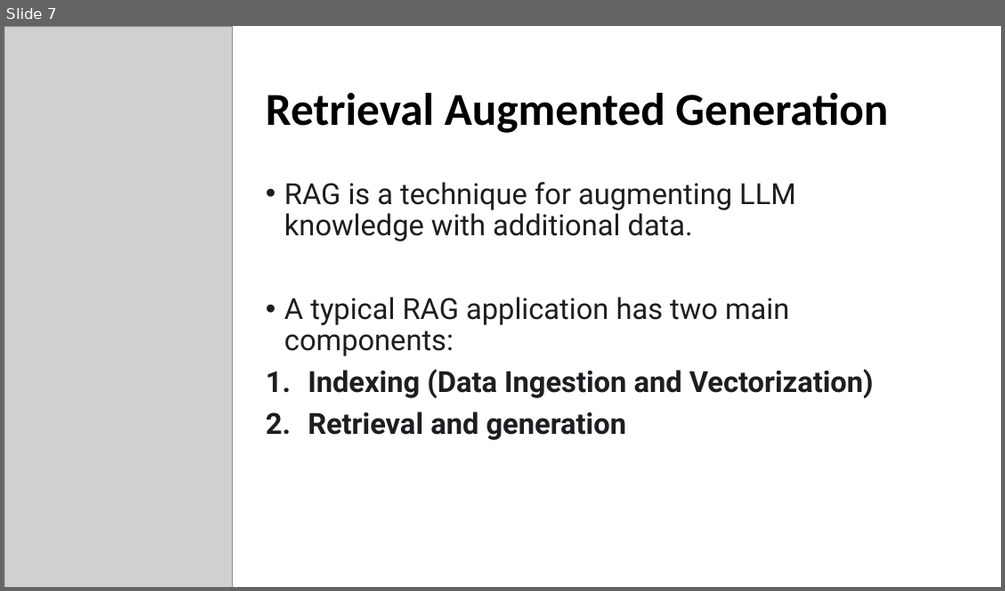
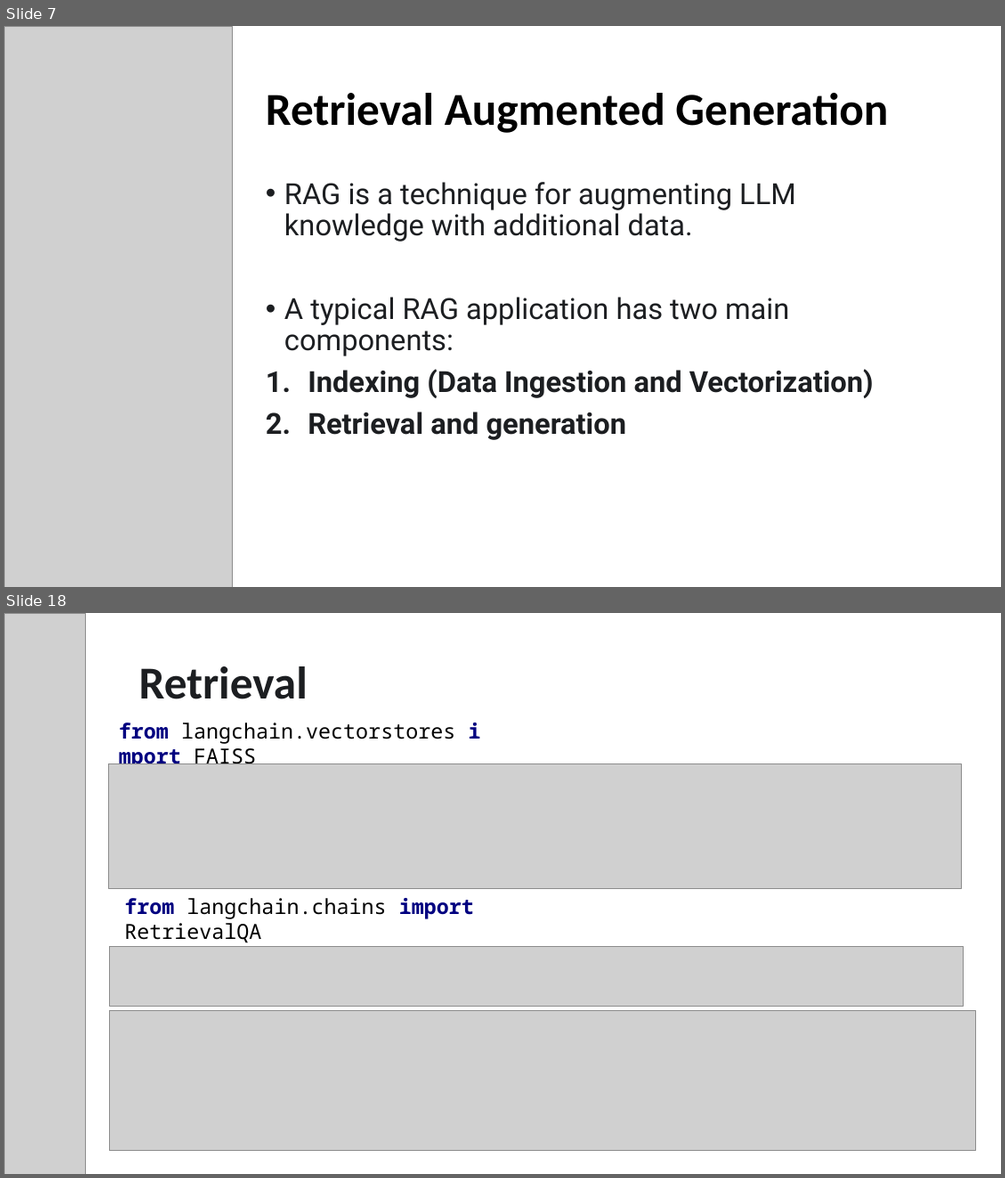
Before and after one commit to maryamfarooq13/FAQ-RAG-Application, a slide deck: Project Presentation.pptx. Shown one above the other, each under a label of ours: slide 7 before the commit, slides 7 and 18 after it; the slides between them are not shown. The pictures are 1005x591 and 1005x1178 pixels, drawn with LibreOffice and Linux fonts; fonts in the diff are those of the drawing; grey boxes stand for pictures. Boxes give left, top, right and bottom in pixels: in the first picture for what was removed or moved away, otherwise in the second. Text is boxed around its words. In the diff, an @@ line names an element or a change of style, - is before the commit and + after.

```diff
--- a/Project Presentation.pptx
+++ b/Project Presentation.pptx
@@ slide 18 added at bbox=[4, 613, 1001, 1174], background #FFFFFF @@
@@ picture added at bbox=[4, 613, 85, 1174] @@
@@ title added at bbox=[139, 666, 307, 699], 44 pt, text #1C1E21, bold @@
+Retrieval
@@ text added at bbox=[119, 722, 455, 770], 20 pt, text #000000 @@
+from langchain.vectorstores import FAISS
@@ picture added at bbox=[109, 764, 961, 888] @@
@@ text added at bbox=[124, 898, 474, 943], 20 pt, text #000000 @@
+from langchain.chains import RetrievalQA
@@ picture added at bbox=[109, 947, 963, 1005] @@
@@ picture added at bbox=[109, 1011, 975, 1151] @@
```
Also in this commit, not shown: 14 slides changed, 5 other slides added, 8 slides removed, 7 other files.
